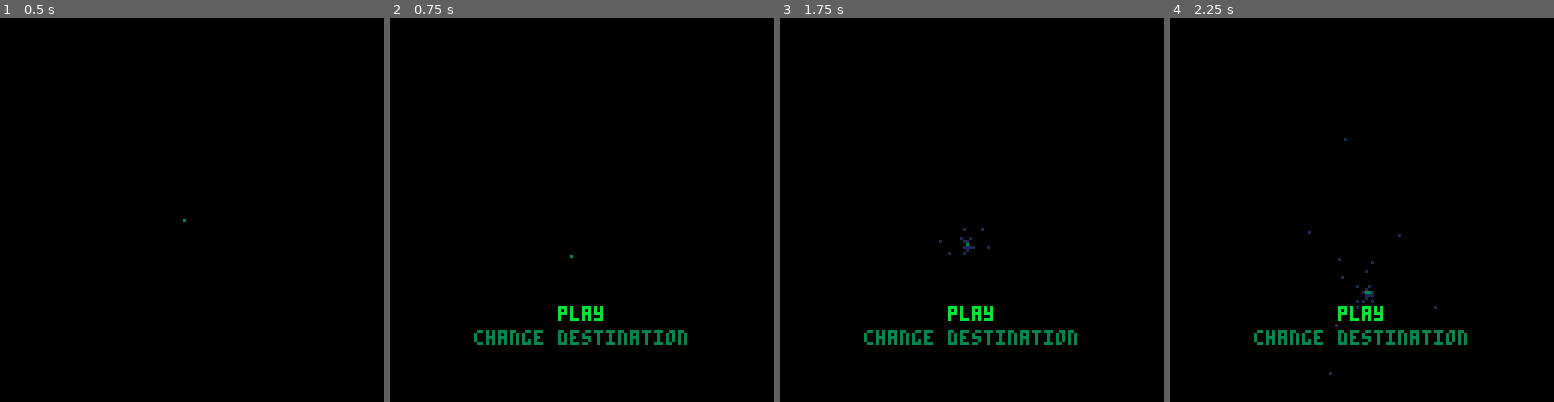
Above: before the commit, frames 1-4 (left to right).
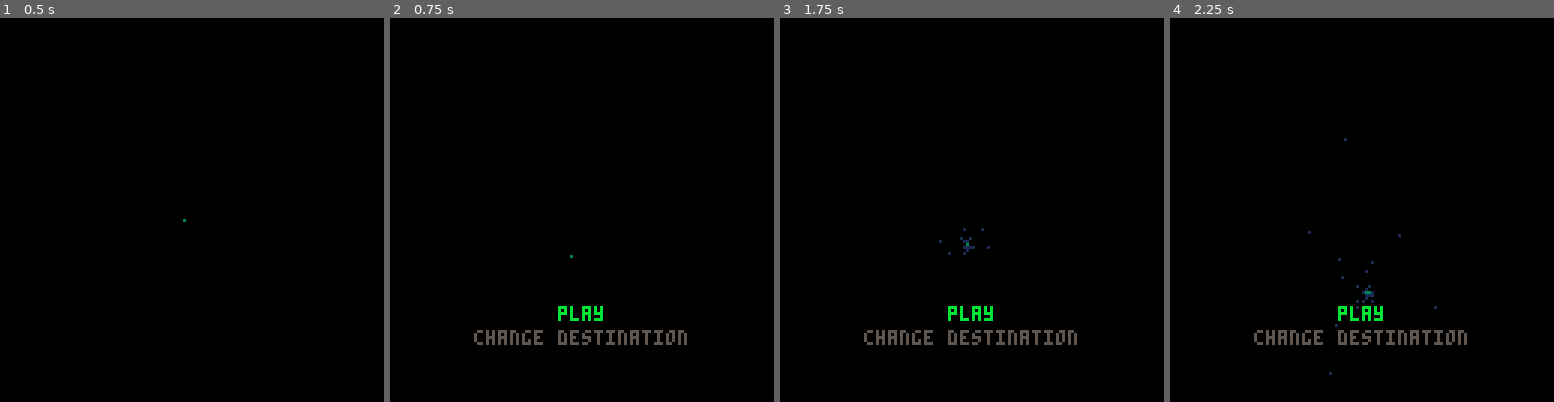
Above: after the commit, the same moments.

Repository: tesselode/web-pilot
Game: PICO-8 cartridge t1k.p8
Two runs of this game, one before a commit and one after it. Both use one fixed random seed, a clock stepped at 60 frames per second and the inputs below.
Inputs:
- Up to frame 1 (0.5 s): tap X (X key) at 0.33 s
- Up to frame 2 (0.75 s): tap O (Z key) at 0.7 s
- Up to frame 3 (1.75 s): tap X (X key) at 1.07 s; hold Right from 1.6 s (still down); tap O (Z key) at 1.7 s
- Up to frame 4 (2.25 s): tap X (X key) at 1.85 s; release Right at 2.1 s; tap O (Z key) at 2.1 s; hold Up from 2.15 s (still down)

Frame 1 is identical in both runs. In frame 2, 1.0% of the frame differs, in the area x 21-78%, y 81-86%; in frame 3, 1.0%; in frame 4, 1.0%.

Commit message:
mmxviii tesselode

Diff:
--- a/t1k.p8
+++ b/t1k.p8
@@ -1315,7 +1315,7 @@
 			end
 			printor("press ❎ to use ", 120, 121, color)
 		end
- end
+	end
 	if self.message_timer > 0 then
 		local color = self.message_color
 		if (uptime / 30) % 1 > .5 then
@@ -1430,12 +1430,13 @@
 	self.p3d:sspr(0, 32, 49, 16, x, 64, self.title_z, 2)
 
 	if self.state == 0 and self.title_z == 1 then
+		printoc('mmxviii tesselode', 64, 88, 5, 0)
 		printoc('press 🅾️ to start', 64, 96, 11, 0)
 	end
 	if self.state == 1 then
-		local color = self.option_selected == 1 and 11 or 3
+		local color = self.option_selected == 1 and 11 or 5
 		printoc('play', 64, 96, color, 0)
-		color = self.option_selected == 2 and 11 or 3
+		color = self.option_selected == 2 and 11 or 5
 		printoc('change destination', 64, 104, color, 0)
 	end
 end
